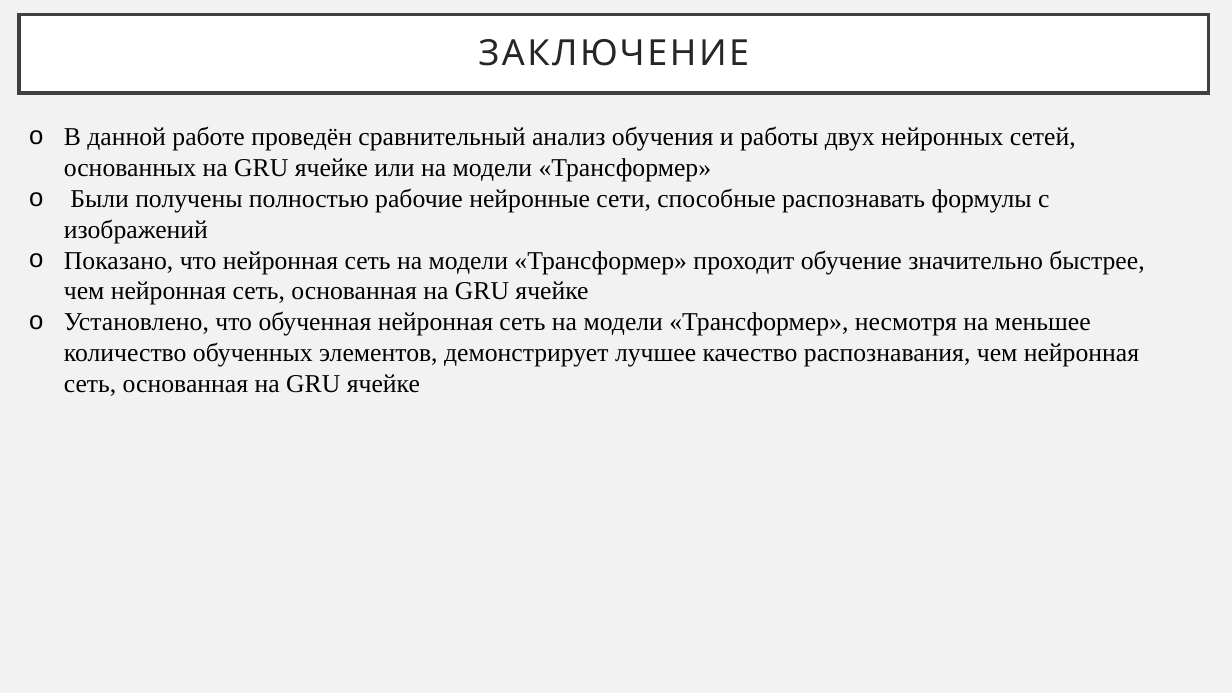
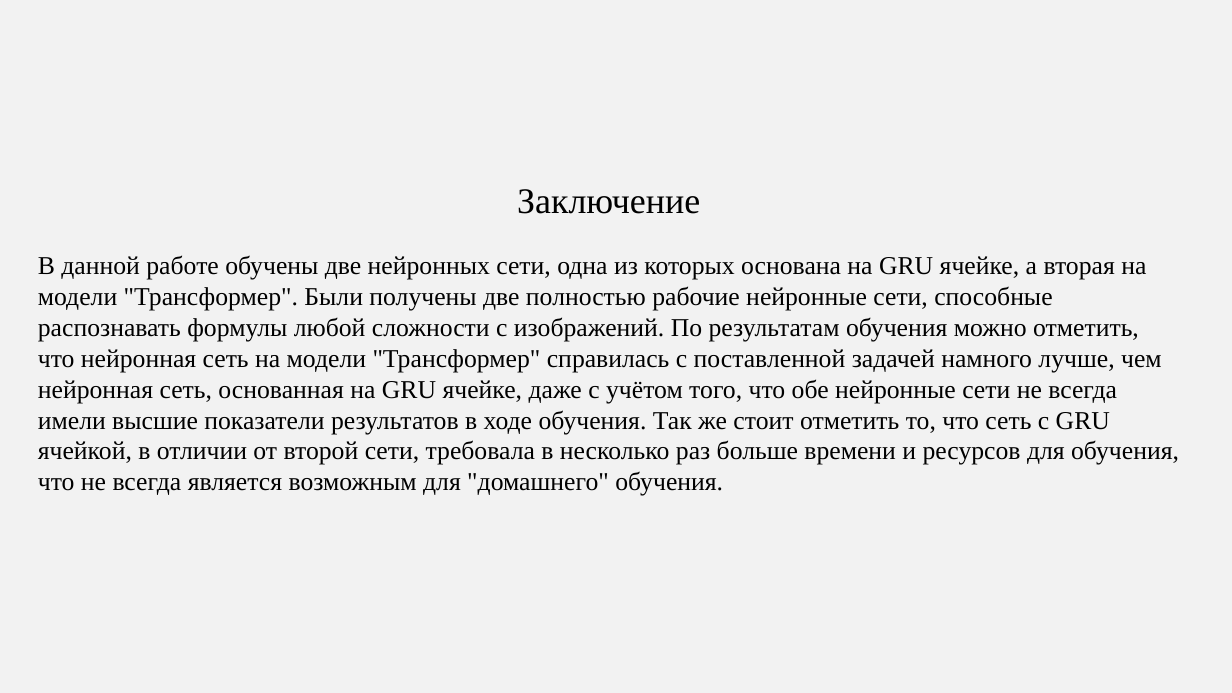
Before and after one commit to agoiga/rabota, a slide deck: slide 14 of Diplom.pptx (slide 19 before the commit). Drawn at 1232x693 pixels with LibreOffice and Linux fonts; fonts in the diff are those of the drawing. Boxes give left, top, right and bottom in pixels: in the first picture for what was removed or moved away, otherwise in the second. Text is boxed around its words. In the diff, an @@ line names an element or a change of style, - is before the commit and + after.

```diff
--- a/Diplom.pptx
+++ b/Diplom.pptx
@@ text "Заключение" moved from (x1=19, y1=15, x2=1210, y2=93) to (x1=517, y1=189, x2=700, y2=214) @@
@@ text "Заключение" at (x1=517, y1=189, x2=700, y2=214): vertical alignment middle to top; fill #FFFFFF to none; outline #404040 2.5 pt to none @@
@@ text at (x1=517, y1=189, x2=700, y2=214): text changed; font Cabin to Times New Roman; text colour #262626 to #000000 @@
-ЗАКЛЮЧЕНИЕ
+Заключение
@@ text at (x1=38, y1=255, x2=1179, y2=496): text changed @@
-o В данной работе проведён сравнительный анализ обучения и работы двух нейронных сетей, основанных на GRU ячейке или на модели «Трансформер»
-o Были получены полностью рабочие нейронные сети, способные распознавать формулы с изображений
-o Показано, что нейронная сеть на модели «Трансформер» проходит обучение значительно быстрее, чем нейронная сеть, основанная на GRU ячейке
-o Установлено, что обученная нейронная сеть на модели «Трансформер», несмотря на меньшее количество обученных элементов, демонстрирует лучшее качество распознавания, чем нейронная сеть, основанная на GRU ячейке
+В данной работе обучены две нейронных сети, одна из которых основана на GRU ячейке, а вторая на модели "Трансформер". Были получены две полностью рабочие нейронные сети, способные распознавать формулы любой сложности с изображений. По результатам обучения можно отметить, что нейронная сеть на модели "Трансформер" справилась с поставленной задачей намного лучше, чем нейронная сеть, основанная на GRU ячейке, даже с учётом того, что обе нейронные сети не всегда имели высшие показатели результатов в ходе обучения. Так же стоит отметить то, что сеть с GRU ячейкой, в отличии от второй сети, требовала в несколько раз больше времени и ресурсов для обучения, что не всегда является возможным для "домашнего" обучения.
```
Also in this commit, not shown: 1 other slide changed, 5 slides removed.
